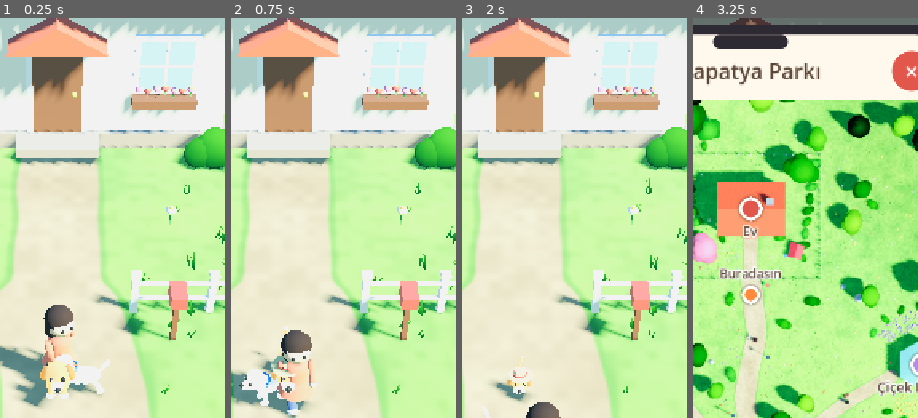
Above: before the commit, frames 1-4 (left to right).
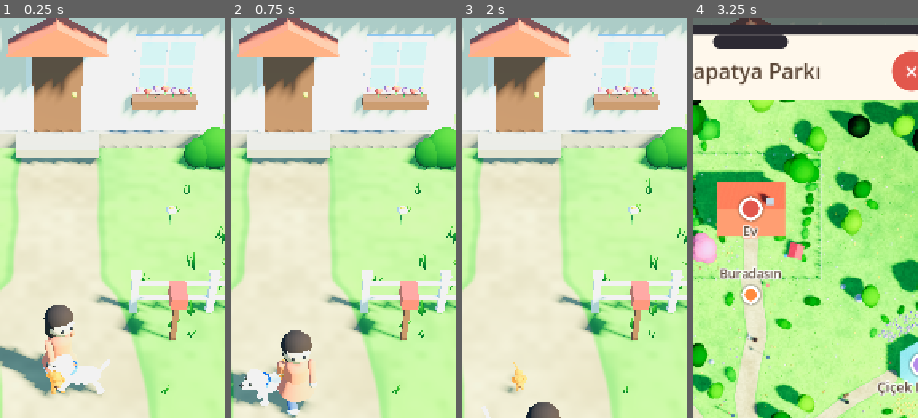
Above: after the commit, the same moments.

Repository: osmanadali/evcil-hayvan
Game: Godot game, scene res://scenes/main.tscn
Two runs of this game, one before a commit and one after it. Both use one fixed random seed, a clock stepped at 60 frames per second and the inputs below.
Inputs:
- Up to frame 1 (0.25 s): no input
- Up to frame 2 (0.75 s): click "Şapka" at 0.5 s
- Up to frame 3 (2 s): click "Büyüt" at 1.25 s
- Up to frame 4 (3.25 s): click "Harita" at 2 s; click "Otur" at 2.75 s
The pictures show only the part of the screen within x 37-87%, y 7-57%; the shares and areas given below are measured in that part.

The runs differ from the first frame. In frame 1, 1.7% of the frame differs, in the area x 5-34%, y 82-98%; in frame 2, 0.9%; in frame 3, 0.8%; in frame 4, nothing differs.

Commit message:
Add Tripo-generated models and code-driven pet skeleton animation
Dog and cat are rigged by tools/rig_pet.py (hand-placed bones, distance
weights) and animated in pet_model.gd: walk, run, sit, lie, sleep, eat,
hop. Environment models are shrunk for mobile by tools/optimize_glb.py.

Co-Authored-By: Claude Fable 5.2 <noreply@anthropic.com>
Claude-Session: https://claude.ai/code/session_013YjY373KQobVL8gShQ3Eba

Diff:
--- a/scripts/main.gd
+++ b/scripts/main.gd
@@ -5,6 +5,7 @@
 const Kit = preload("res://scripts/kit.gd")
 const World = preload("res://scripts/world.gd")
 const Dog = preload("res://scripts/dog.gd")
+const PetModel = preload("res://scripts/pet_model.gd")
 const Person = preload("res://scripts/person.gd")
 const Npc = preload("res://scripts/npc.gd")
 const MapScreen = preload("res://scripts/map_screen.gd")
@@ -48,7 +49,8 @@
 	world = World.new()
 	add_child(world)
 
-	player = Dog.new()
+	player = PetModel.new()
+	player.kind = _args.get("kind", "kopek")
 	add_child(player)
 	_place_player(Vector2(0, -25))
 	player.rotation.y = PI
@@ -384,7 +386,7 @@
 	row.add_child(_button("Harita", func(): map_screen.open(Vector2(player.position.x, player.position.z))))
 	row.add_child(_button("Otur", _toggle_sit))
 	row.add_child(_button("Top At", _throw_ball))
-	row.add_child(_button("Şapka", func(): player.set_hat(not player.has_hat())))
+	row.add_child(_button("Şapka", func(): pass))
 	row.add_child(_button("Büyüt", func(): player.set_stage((player.stage + 1) % 3)))
 
 	map_screen = MapScreen.new()
@@ -401,18 +403,22 @@
 		_place_player(Vector2(float(xy[0]), float(xy[1])))
 		_focus = player.position
 	if _args.has("hat"):
-		player.set_hat(true)
+		pass
 	if _args.has("stage"):
 		player.set_stage(int(_args["stage"]))
 	var view: String = _args.get("view", "")
 	if view != "" or _args.has("noui"):
 		ui.visible = false
-	if _args.has("sit"):
-		player.sitting = true
+	if _args.has("pose"):
+		player.pose = _args["pose"]
+	if _args.has("hop"):
+		player.hop()
 	if _args.has("throw"):
 		_throw_ball()
 	if _args.has("map"):
 		map_screen.open(Vector2(player.position.x, player.position.z))
+	if _args.has("run"):
+		_go(Vector2(player.position.x + 30.0, player.position.z))
 	var frames := int(_args.get("frames", "40"))
 	for i in frames:
 		await get_tree().process_frame
@@ -432,7 +438,8 @@
 		elif view == "low":
 			set_process(false)
 			cam.fov = 45
-			cam.position = player.position + Vector3(2.5, 1.6, 4.5)
-			cam.look_at(player.position + Vector3(0, 0.9, -1.0))
+			var a := float(_args.get("ang", "0.5"))
+			cam.position = player.position + Vector3(sin(a) * 3.2, 1.3, cos(a) * 3.2)
+			cam.look_at(player.position + Vector3(0, 0.45, 0))
 	get_viewport().get_texture().get_image().save_png(_args["shot"])
 	get_tree().quit()
--- /dev/null
+++ b/scripts/pet_model.gd
@@ -0,0 +1,188 @@
+extends Node3D
+## Tripo'dan gelen kedi/kopek modeli. Iskelet tools/rig_pet.py ile takildi;
+## butun hareketler burada kodla uretilir (yurume, kosma, oturma, yatma, yeme, ziplama).
+## Yonu -Z. `speed` degerini hareket ettiren betik yazar.
+
+const Kit = preload("res://scripts/kit.gd")
+const X := Vector3.RIGHT
+const Y := Vector3.UP
+const Z := Vector3.BACK
+
+# Iskelet uzayi: +Z on, +Y yukari (metre, model boyu 1)
+const KINDS := {
+	"kopek": {"model": "res://assets/models/kopek.glb", "size": 0.95, "hat": Vector3(0, 0.665, 0.32), "hat_scale": 0.8,
+		"mouth": Vector3(-0.02, 0.43, 0.5), "neck": Vector3(0, 0.43, 0.2), "neck_r": 0.15, "shoulder": Vector3(0, 0.3, 0.16),
+		"wag": 1.0, "step": 1.0},
+	"kedi": {"model": "res://assets/models/kedi.glb", "size": 0.55, "hat": Vector3(0, 0.655, 0.33), "hat_scale": 0.7,
+		"mouth": Vector3(0, 0.42, 0.5), "neck": Vector3(-0.02, 0.42, 0.22), "neck_r": 0.15, "shoulder": Vector3(-0.04, 0.28, 0.16),
+		"wag": 0.25, "step": 1.25},
+}
+
+var kind := "kopek"
+var speed := 0.0
+var excited := false
+var pose := "stand"   # stand, sit, lie, sleep, eat
+var happy_time := 0.0
+var stage := 2
+var size_mul := 1.0
+var mouth: Node3D
+var hat_socket: Node3D
+var neck_socket: Node3D
+var look_at_point = null   # Vector3 ya da null: basi bu noktaya cevirir
+
+var sitting: bool:
+	get: return pose == "sit"
+	set(v): pose = "sit" if v else "stand"
+
+var _cfg: Dictionary
+var _rig: Node3D
+var _pitch: Node3D
+var _skel: Skeleton3D
+var _bones := {}
+var _phase := 0.0
+var _t := 0.0
+var _w := {"sit": 0.0, "lie": 0.0, "sleep": 0.0, "eat": 0.0}
+var _hop_t := 1.0
+var _hop_h := 0.0
+var _hop_d := 0.4
+var _blink := 0.0
+
+
+func _ready() -> void:
+	_cfg = KINDS[kind]
+	_t = randf() * 10.0
+	_rig = Kit.pivot(self)
+	var flip := Kit.pivot(_rig)
+	flip.rotation.y = PI
+	_pitch = Kit.pivot(flip)
+	var model: Node3D = load(_cfg["model"]).instantiate()
+	_pitch.add_child(model)
+	_skel = model.find_children("*", "Skeleton3D", true, false)[0]
+	for i in _skel.get_bone_count():
+		_bones[_skel.get_bone_name(i)] = i
+	for mi in model.find_children("*", "MeshInstance3D", true, false):
+		var m: BaseMaterial3D = mi.get_active_material(0).duplicate()
+		m.roughness = 0.95
+		m.rim_enabled = true
+		m.rim = 0.2
+		m.rim_tint = 0.7
+		mi.set_surface_override_material(0, m)
+	mouth = _attach("head", _cfg["mouth"])
+	hat_socket = _attach("head", _cfg["hat"])
+	hat_socket.scale = Vector3.ONE * _cfg["hat_scale"]
+	neck_socket = _attach("chest", _cfg["neck"])
+	set_stage(stage)
+
+
+## Iskelet uzayindaki bir noktaya, eksenleri govdeyle hizali (-Z on) baglanti noktasi ekler.
+func _attach(bone: String, skel_pos: Vector3) -> Node3D:
+	var ba := BoneAttachment3D.new()
+	ba.bone_name = bone
+	_skel.add_child(ba)
+	var n := Node3D.new()
+	n.transform = _skel.get_bone_global_rest(_bones[bone]).affine_inverse() * Transform3D(Basis(Y, PI), skel_pos)
+	ba.add_child(n)
+	return n
+
+
+func _turn(bone: String, turns: Array) -> void:
+	if not _bones.has(bone):
+		return
+	var i: int = _bones[bone]
+	var inv := _skel.get_bone_global_rest(i).basis.inverse()
+	var q := _skel.get_bone_rest(i).basis.get_rotation_quaternion()
+	for t in turns:
+		var axis: Vector3 = t[0]
+		q = q * Quaternion((inv * axis).normalized(), t[1])
+	_skel.set_bone_pose_rotation(i, q)
+
+
+## Buyume evresi: tek model, oranlar degisir (yavruda buyuk bas).
+func set_stage(s: int) -> void:
+	stage = clampi(s, 0, 2)
+	scale = Vector3.ONE * _cfg["size"] * size_mul * [0.6, 0.8, 1.0][stage]
+	_skel.set_bone_pose_scale(_bones["head"], Vector3.ONE * [1.25, 1.12, 1.0][stage])
+
+
+func hop(height := 0.35, duration := 0.45) -> void:
+	_hop_t = 0.0
+	_hop_h = height
+	_hop_d = duration
+
+
+func is_hopping() -> bool:
+	return _hop_t < 1.0
+
+
+func _process(dt: float) -> void:
+	_t += dt
+	var move := clampf(speed / 3.0, 0.0, 1.0)
+	var run := clampf((speed - 2.5) / 2.0, 0.0, 1.0)
+	if speed > 0.05:
+		_phase += dt * (5.5 + speed * 2.4) * _cfg["step"]
+	var still := speed < 0.05
+	for k in _w:
+		var on: bool = still and (pose == k or (k == "lie" and pose == "sleep"))
+		_w[k] = move_toward(_w[k], 1.0 if on else 0.0, dt * 3.5)
+	var sit := smoothstep(0.0, 1.0, _w["sit"])
+	var lie := smoothstep(0.0, 1.0, _w["lie"])
+	var slp := smoothstep(0.0, 1.0, _w["sleep"])
+	var eat := smoothstep(0.0, 1.0, _w["eat"])
+	happy_time = maxf(happy_time - dt, 0.0)
+	var happy := happy_time > 0.0 and still and pose == "stand"
+	_hop_t = minf(_hop_t + dt / _hop_d, 1.0)
+	var air := sin(_hop_t * PI) * _hop_h if _hop_t < 1.0 else 0.0
+
+	# Bacaklar: capraz adim; kosarken on-arka birlikte (dortnala)
+	var sw := sin(_phase) * (0.55 + 0.25 * run) * move
+	var sw2 := sin(_phase + PI * (1.0 - run * 0.7)) * (0.55 + 0.25 * run) * move
+	var lift := cos(_phase)
+	var tuck := air * 1.6
+	_turn("fl1", [[X, sw + 0.6 * sit - 1.25 * lie - tuck]])
+	_turn("fr1", [[X, sw2 + 0.6 * sit - 1.25 * lie - tuck]])
+	_turn("bl1", [[X, sw2 - 1.5 * sit - 1.2 * lie + tuck]])
+	_turn("br1", [[X, sw - 1.5 * sit - 1.2 * lie + tuck]])
+	_turn("fl2", [[X, maxf(lift, 0.0) * 0.6 * move]])
+	_turn("fr2", [[X, maxf(-lift if run < 0.5 else lift, 0.0) * 0.6 * move]])
+	_turn("bl2", [[X, maxf(-lift if run < 0.5 else lift, 0.0) * 0.5 * move + 1.3 * sit + 0.6 * lie]])
+	_turn("br2", [[X, maxf(lift, 0.0) * 0.5 * move + 1.3 * sit + 0.6 * lie]])
+
+	# Govde: oturunca on omuz sabit kalir, arka iner
+	var p := -0.6 * sit + 0.12 * eat
+	var sh: Vector3 = _cfg["shoulder"]
+	_pitch.rotation.x = p
+	_pitch.position = sh - Basis(X, p) * sh + Vector3(0, -0.17 * lie, 0)
+	var breathe := sin(_t * (1.2 if slp > 0.5 else 2.2)) * (0.012 if slp > 0.5 else 0.006)
+	_rig.position.y = absf(sin(_phase)) * (0.035 + 0.05 * run) * move + breathe + air \
+			+ (absf(sin(_t * 9.0)) * 0.1 if happy else 0.0)
+	_rig.rotation.z = sin(_phase) * 0.045 * move
+	_rig.rotation.x = -sin(_hop_t * TAU) * 0.25 if _hop_t < 1.0 else sin(_phase * 2.0) * 0.03 * run
+	_turn("chest", [[Y, sin(_phase) * 0.07 * move], [X, 0.25 * sit]])
+	_turn("hips", [[Y, -sin(_phase) * 0.07 * move]])
+
+	# Kuyruk: kopek sallar, kedi agir agir kivirir
+	var fast: bool = excited or happy or speed > 0.05
+	var wag: float = sin(_t * (14.0 if fast else 4.0) * (1.0 if _cfg["wag"] > 0.5 else 0.35))
+	var amp: float = (0.5 if fast else 0.25) * (1.0 - slp)
+	var droop := 0.5 * sit + 0.9 * lie
+	_turn("tail1", [[Y, wag * amp], [X, droop]])
+	_turn("tail2", [[Y, wag * amp * 1.2], [X, sin(_t * 1.3) * 0.12]])
+	_turn("tail3", [[Y, sin(_t * 1.6 + 1.0) * 0.5 * (1.0 - slp)], [X, sin(_t * 1.1) * 0.2]])
+
+	# Bas: bakis, yemek, uyku
+	var yaw := sin(_t * 0.6) * 0.18 * (1.0 - move) * (1.0 - slp)
+	var nod := sin(_t * 1.7) * 0.04 + 0.05 * move - sin(_phase * 2.0) * 0.05 * move
+	if look_at_point != null and still:
+		var local: Vector3 = to_local(look_at_point)
+		yaw = clampf(atan2(-local.x, -local.z), -0.9, 0.9)
+	_turn("head", [[Y, yaw], [X, nod + 0.5 * sit + 0.75 * eat + sin(_t * 10.0) * 0.07 * eat + 0.55 * slp + 0.15 * lie],
+		[Z, sin(_t * 0.9) * 0.1 * (1.0 - move) * (1.0 - slp)]])
+	var flap := sin(_phase * 2.0) * 0.25 * move + sin(_t * 1.3) * 0.04
+	_blink -= dt
+	var twitch := 0.0
+	if _blink < 0.0:
+		_blink = randf_range(2.0, 6.0)
+	elif _blink < 0.15:
+		twitch = 0.35
+	_turn("ear_l", [[Z, flap + twitch]])
+	_turn("ear_r", [[Z, -flap]])
--- /dev/null
+++ b/tools/rig_pets.json
@@ -0,0 +1,59 @@
+{
+ "kopek": {
+  "turn": -90,
+  "bones": [
+   ["root", null, [0, 0.05, 0], [0, 0.05, 0.1]],
+   ["hips", "root", [-0.02, 0.32, 0.36], [0, 0.05, 0.34]],
+   ["chest", "hips", [0, 0.05, 0.34], [0, -0.2, 0.38]],
+   ["head", "chest", [0, -0.22, 0.44], [0, -0.36, 0.66]],
+   ["ear_l", "head", [-0.15, -0.24, 0.6], [-0.19, -0.22, 0.44]],
+   ["ear_r", "head", [0.15, -0.24, 0.6], [0.19, -0.22, 0.44]],
+   ["tail1", "hips", [-0.07, 0.38, 0.38], [-0.12, 0.44, 0.45]],
+   ["tail2", "tail1", [-0.12, 0.44, 0.45], [-0.165, 0.47, 0.58]],
+   ["fl1", "chest", [-0.11, -0.16, 0.3], [-0.1, -0.13, 0.13]],
+   ["fl2", "fl1", [-0.1, -0.13, 0.13], [-0.1, -0.19, 0]],
+   ["fr1", "chest", [0.1, -0.15, 0.3], [0.1, -0.12, 0.13]],
+   ["fr2", "fr1", [0.1, -0.12, 0.13], [0.11, -0.175, 0]],
+   ["bl1", "hips", [-0.12, 0.27, 0.3], [-0.11, 0.32, 0.13]],
+   ["bl2", "bl1", [-0.11, 0.32, 0.13], [-0.11, 0.31, 0]],
+   ["br1", "hips", [0.09, 0.27, 0.3], [0.085, 0.34, 0.13]],
+   ["br2", "br1", [0.085, 0.34, 0.13], [0.09, 0.335, 0]]
+  ],
+  "limits": {
+   "ear": [[-1, 1, 0.14, 6], [2, 1, 0.4, 4]],
+   "tail": [[1, 1, 0.37, 6], [2, 1, 0.36, 6]],
+   "fl": [[2, -1, 0.27, 2.5]], "fr": [[2, -1, 0.27, 2.5]], "bl": [[2, -1, 0.27, 2.5]], "br": [[2, -1, 0.27, 2.5]],
+   "head": [[2, 1, 0.42, 2], [1, -1, -0.17, 2]]
+  },
+  "reach": {"head": 0.75}
+ },
+ "kedi": {
+  "turn": -41,
+  "bones": [
+   ["root", null, [-0.04, 0.05, 0], [-0.04, 0.05, 0.1]],
+   ["hips", "root", [-0.03, 0.33, 0.36], [-0.04, 0.05, 0.33]],
+   ["chest", "hips", [-0.04, 0.05, 0.33], [-0.04, -0.2, 0.36]],
+   ["head", "chest", [-0.01, -0.24, 0.42], [0, -0.38, 0.64]],
+   ["ear_l", "head", [-0.1, -0.33, 0.6], [-0.13, -0.33, 0.69]],
+   ["ear_r", "head", [0.1, -0.33, 0.6], [0.14, -0.33, 0.69]],
+   ["tail1", "hips", [0, 0.38, 0.38], [0.07, 0.43, 0.48]],
+   ["tail2", "tail1", [0.07, 0.43, 0.48], [0.105, 0.447, 0.6]],
+   ["tail3", "tail2", [0.105, 0.447, 0.6], [0.085, 0.44, 0.7]],
+   ["fl1", "chest", [-0.13, -0.17, 0.28], [-0.11, -0.13, 0.13]],
+   ["fl2", "fl1", [-0.11, -0.13, 0.13], [-0.135, -0.21, 0]],
+   ["fr1", "chest", [0.045, -0.16, 0.28], [0.02, -0.15, 0.13]],
+   ["fr2", "fr1", [0.02, -0.15, 0.13], [0.035, -0.23, 0]],
+   ["bl1", "hips", [-0.13, 0.25, 0.28], [-0.11, 0.33, 0.13]],
+   ["bl2", "bl1", [-0.11, 0.33, 0.13], [-0.14, 0.3, 0]],
+   ["br1", "hips", [0.06, 0.27, 0.28], [0.07, 0.29, 0.13]],
+   ["br2", "br1", [0.07, 0.29, 0.13], [0.08, 0.265, 0]]
+  ],
+  "limits": {
+   "ear": [[-1, 1, 0.05, 6], [2, 1, 0.6, 8]],
+   "tail": [[1, 1, 0.37, 6], [2, 1, 0.36, 6]],
+   "fl": [[2, -1, 0.26, 2.5]], "fr": [[2, -1, 0.26, 2.5]], "bl": [[2, -1, 0.26, 2.5]], "br": [[2, -1, 0.26, 2.5]],
+   "head": [[2, 1, 0.4, 2], [1, -1, -0.19, 2]]
+  },
+  "reach": {"head": 0.75}
+ }
+}
Binary file added: assets/models/agac.glb
Not shown, added: assets/models/agac.glb.import
Binary file added: assets/models/agac_0.jpg
Not shown, added: assets/models/agac_0.jpg.import
Binary file added: assets/models/bank.glb
Not shown, added: assets/models/bank.glb.import
Binary file added: assets/models/bank_0.jpg
Not shown, added: assets/models/bank_0.jpg.import
Binary file added: assets/models/cam.glb
Not shown, added: assets/models/cam.glb.import
Binary file added: assets/models/cam_0.jpg
Not shown, added: assets/models/cam_0.jpg.import
(and 39 more such lines)
